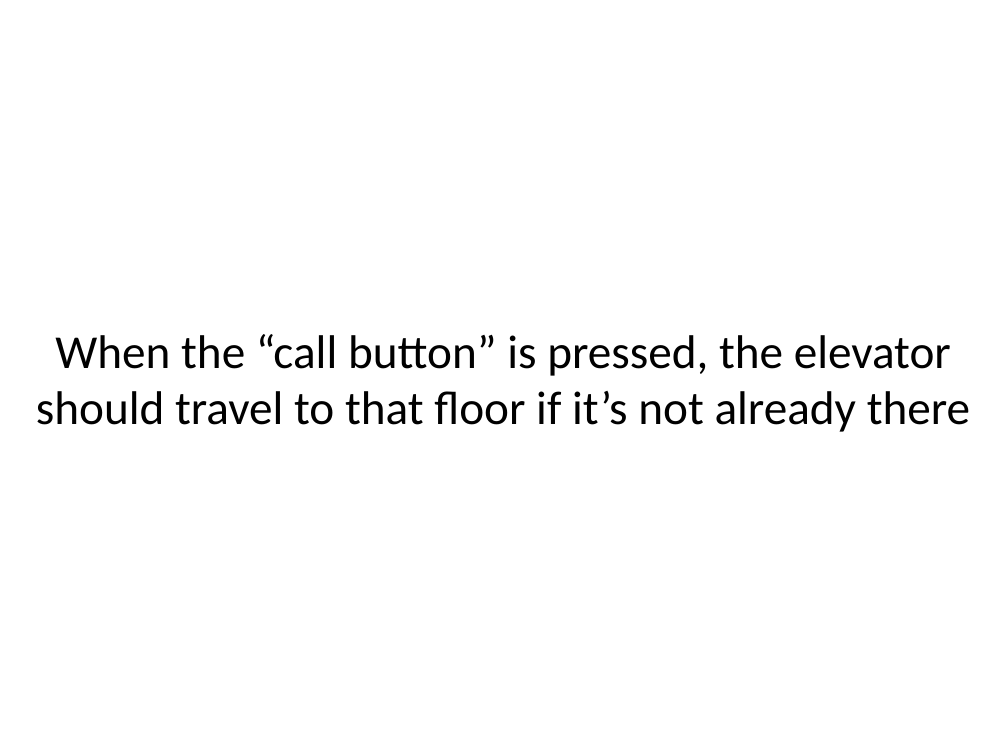
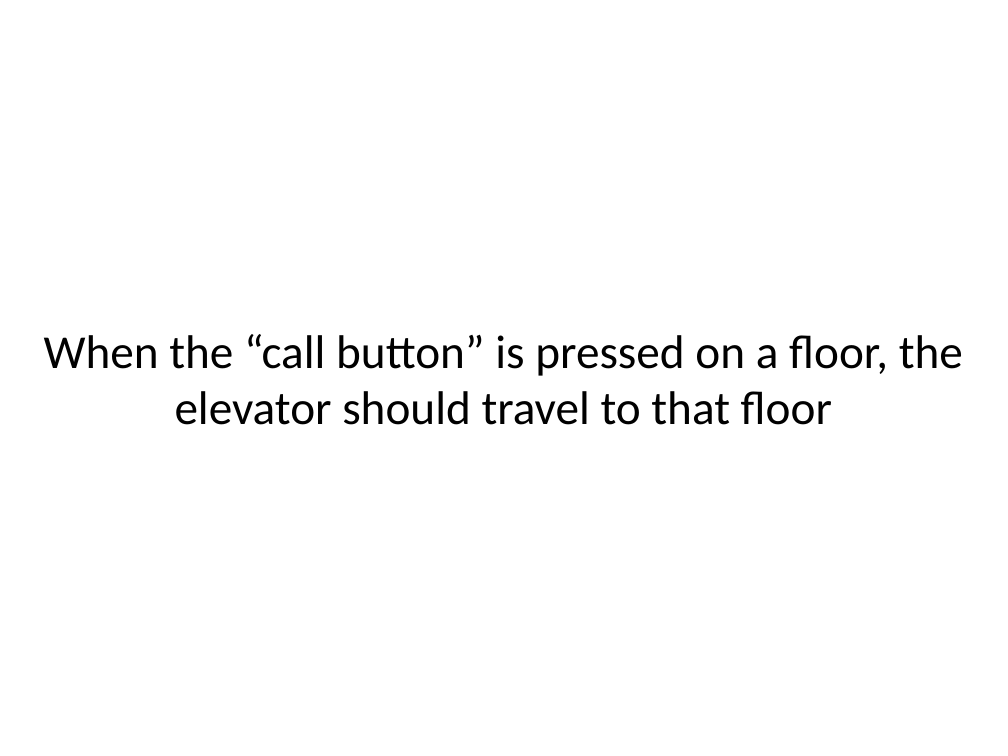
Before and after one commit to sl4mmy/presentations, a slide deck: slide 54 of tao-of-test-driven-development/tao-of-test-driven-development.ppt (slide 45 before the commit). Drawn at 1008x756 pixels with LibreOffice and Linux fonts; fonts in the diff are those of the drawing. Boxes give left, top, right and bottom in pixels: in the first picture for what was removed or moved away, otherwise in the second. Text is boxed around its words. In the diff, an @@ line names an element or a change of style, - is before the commit and + after.

```diff
--- a/tao-of-test-driven-development/tao-of-test-driven-development.ppt
+++ b/tao-of-test-driven-development/tao-of-test-driven-development.ppt
@@ text at (44, 334, 963, 425): text changed @@
-When the “call button” is pressed, the elevator should travel to that floor if it’s not already there
+When the “call button” is pressed on a floor, the elevator should travel to that floor
```
Also in this commit, not shown: 7 other slides changed, 9 slides added, 4 other files.
